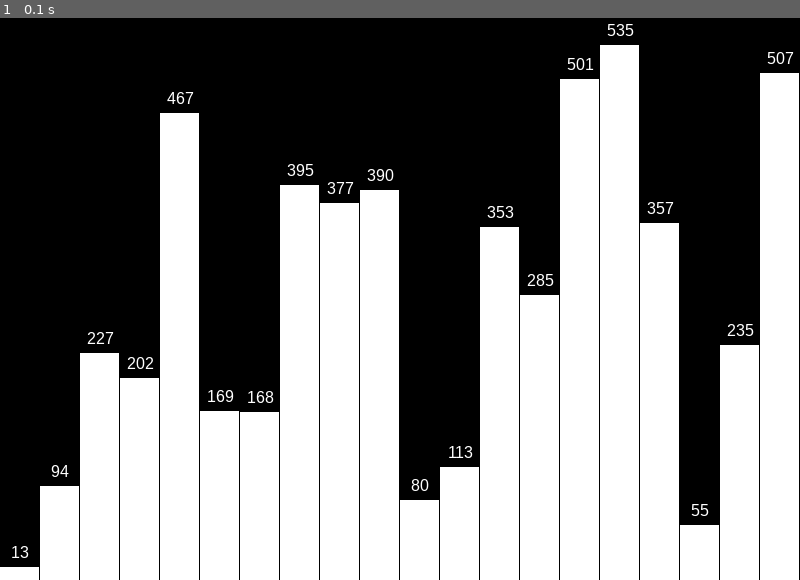
Above: before the commit, frame 1.
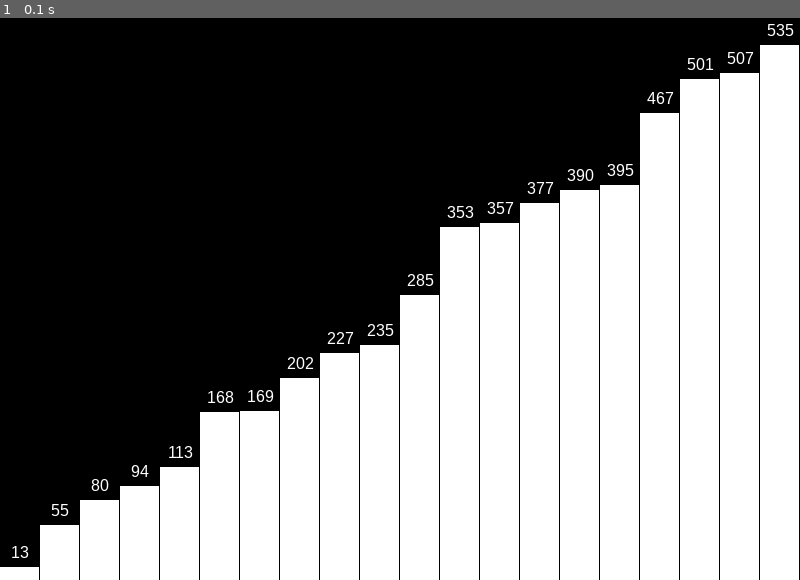
Above: after the commit, the same moment.

Repository: prajithravisankar/Bubble-Sort-Visualization-Pygame-
Game: pygame game, started from bubble_sort_visualization_pygame.py
The game is run twice, just before and just after one commit, with the same random seed, the same clock (stepped at 60 frames per second) and the same inputs.
Inputs:
- Up to frame 1 (0.1 s): no input

The runs differ from the first frame. In frame 1, 25% of the frame differs, in the area x 5-100%, y 1-91%.

Commit message:
basic bubble sort algorithm implementation completed

Diff:
--- a/bubble_sort_visualization_pygame.py
+++ b/bubble_sort_visualization_pygame.py
@@ -49,9 +49,28 @@
 
     pygame.display.flip()
 
+def bubble_sort(array):
+    """Sorts an array using the bubble sort algorithm."""
+    n = len(array)
+    for i in range(n):
+        """outer loop, worst case we have to go through all the elements"""
+        swapped = False
+        for j in range(0, n - i - 1):
+            """inner loop, we compare adjacent elements and put the larger one at the end"""
+            if array[j] > array[j + 1]:
+                array[j], array[j + 1] = array[j + 1], array[j]
+                swapped = True
+        if not swapped:
+            break
+    return array
+
 if __name__ == "__main__":
     random_array = generate_random_array(ARRAY_SIZE)
     print("generated array: ", random_array)
+
+    print("sorted array: ")
+    sorted_array = bubble_sort(random_array)
+    print(sorted_array)
 
     # draw random bars
     draw_bars(random_array)
